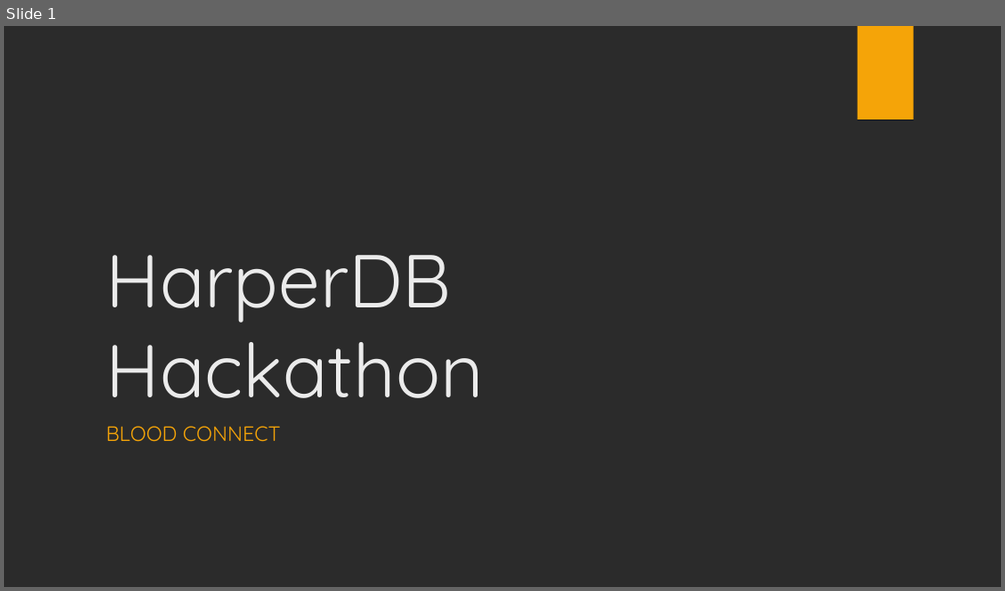
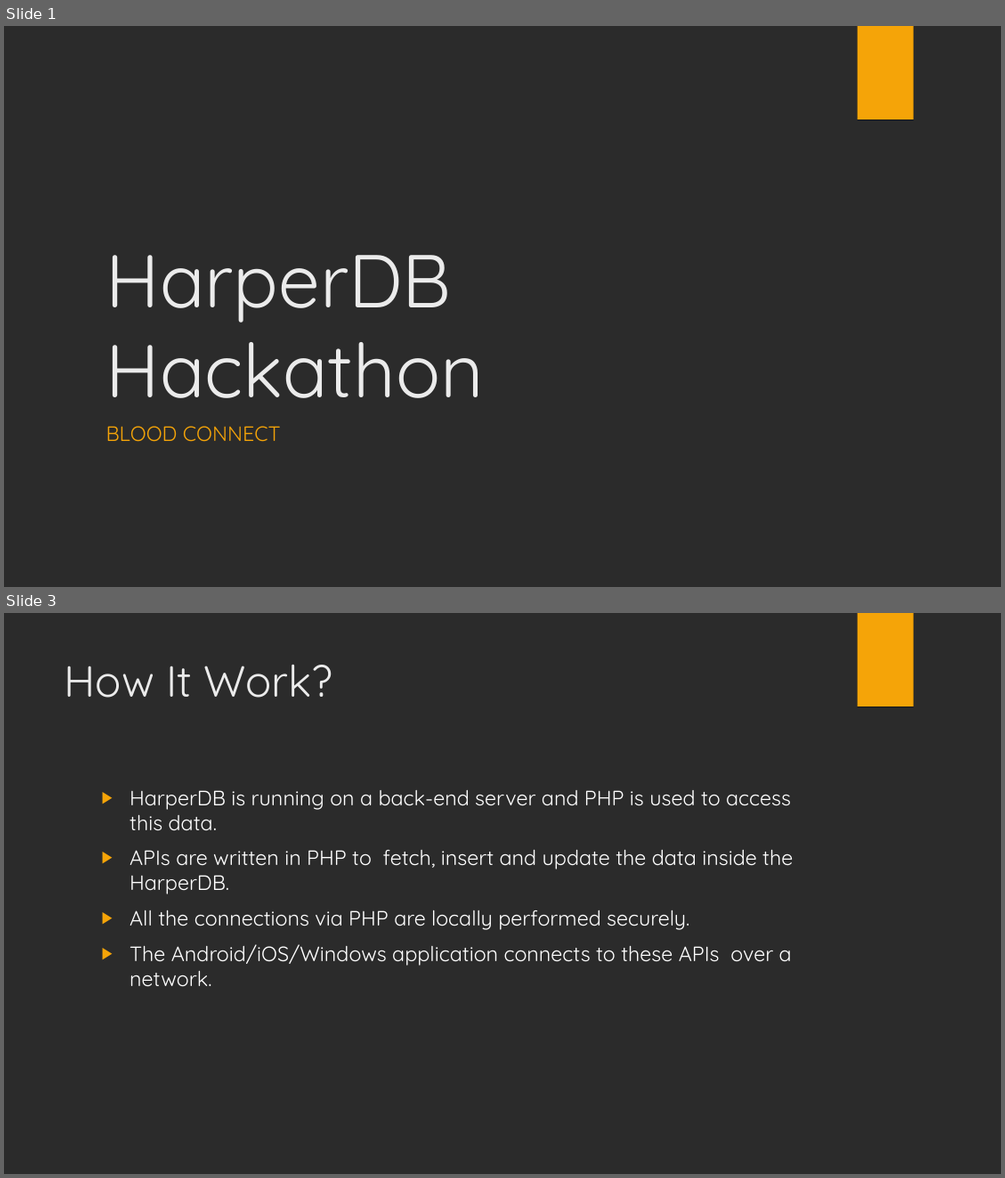
Before and after one commit to Xonshiz/Blood-Connect-HarperDB-Hackathon-2018, a slide deck: HarperDB Hackathon Presentation.ppt. Shown one above the other, each under a label of ours: slide 1 before the commit, slides 1 and 3 after it; the slides between them are not shown. The pictures are 1005x591 and 1005x1178 pixels, drawn with LibreOffice and Linux fonts; fonts in the diff are those of the drawing; background and template pictures are left out; a plain dark background stands for a picture behind light text. Boxes give left, top, right and bottom in pixels: in the first picture for what was removed or moved away, otherwise in the second. Text is boxed around its words. In the diff, an @@ line names an element or a change of style, - is before the commit and + after.

Commit message:
Updated presentation

```diff
--- a/HarperDB Hackathon Presentation.ppt
+++ b/HarperDB Hackathon Presentation.ppt
@@ slide 3 added at <box>4,613,1001,1174</box>, background picture (left out); not listed: 1 template element that a slide beside it also shows @@
@@ title added at <box>65,664,333,698</box>, 42 pt, text #EBEBEB @@
+How It Work?
@@ text added at <box>129,790,793,987</box>, 20 pt, text #FFFFFF @@
+▶ HarperDB is running on a back-end server and PHP is used to access this data.
+▶ APIs are written in PHP to fetch, insert and update the data inside the HarperDB.
+▶ All the connections via PHP are locally performed securely.
+▶ The Android/iOS/Windows application connects to these APIs over a network.
```
Also in this commit, not shown: 3 other slides added.
